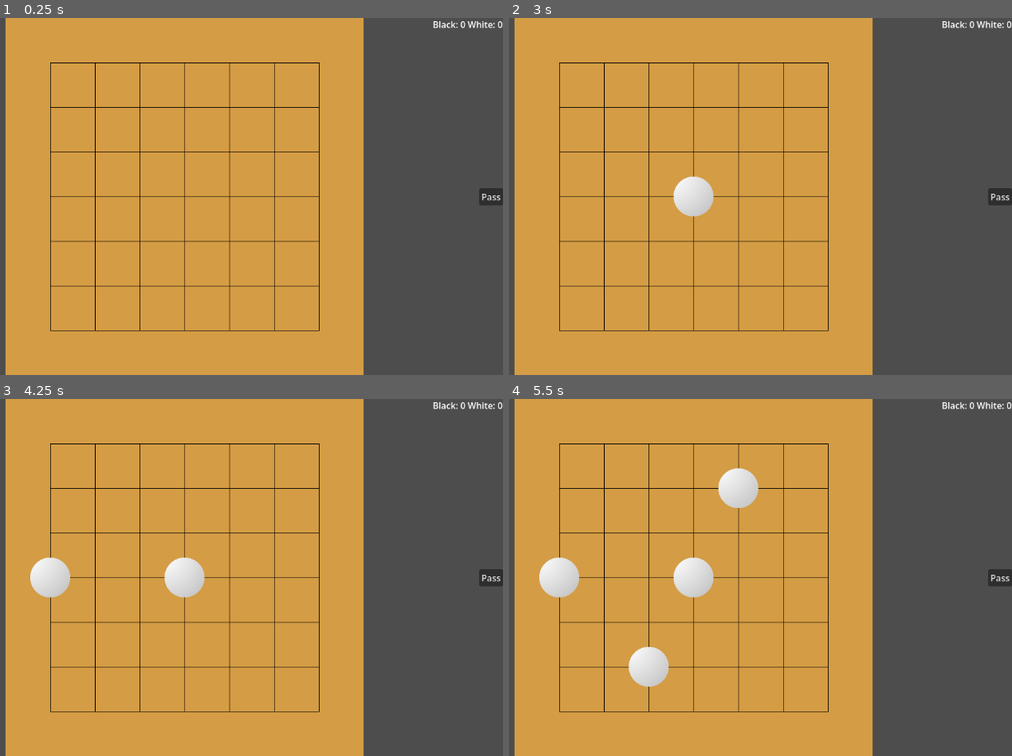
Above: before the commit, frames 1-4 (two rows, left to right).
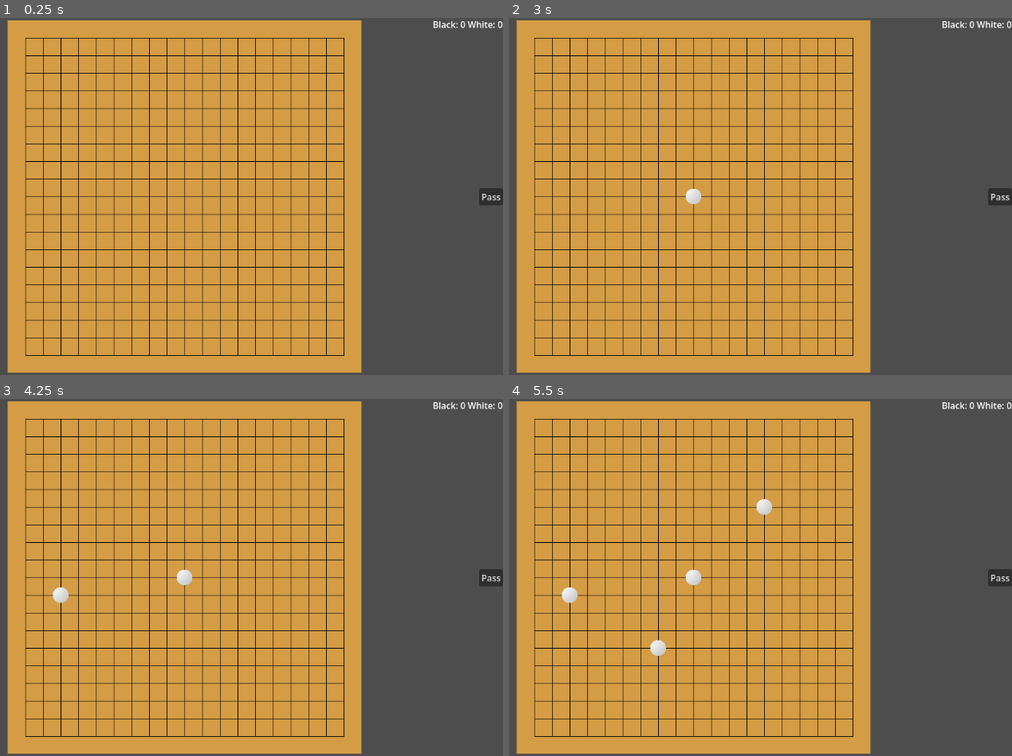
Above: after the commit, the same moments.

Repository: benev0/Go
Game: Godot game, scene res://main.tscn
Two runs of this game, one before a commit and one after it. Both use one fixed random seed, a clock stepped at 60 frames per second and the inputs below.
Inputs (mouse positions are in pixels of both pictures, inside the frame that each line leads up to):
- Up to frame 1 (0.25 s): no input
- Up to frame 2 (3 s): click "Pass" at 0.5 s; click "Pass" at 1.25 s; click "Pass" at 2 s; tap Enter at 2.75 s; move the mouse to (695, 196) at 2.77 s; click (695, 196) at 2.85 s
- Up to frame 3 (4.25 s): tap Space at 3.5 s; move the mouse to (55, 595) at 3.52 s; click (55, 595) at 3.6 s
- Up to frame 4 (5.5 s): tap Enter at 4.25 s; move the mouse to (755, 498) at 4.27 s; click (755, 498) at 4.35 s; tap Space at 5 s; move the mouse to (659, 648) at 5.02 s; click (659, 648) at 5.1 s

The runs differ from the first frame. In frame 1, 9.6% of the frame differs, in the area x 1-73%, y 0-100%; in frame 2, 10%; in frame 3, 11%; in frame 4, 12%.

Commit message:
update board sizing

Diff:
--- a/board.gd
+++ b/board.gd
@@ -11,6 +11,7 @@
 		size = value
 		if board_size_change():
 			create_board_image()
+			rescale_ghost_stone()
 # the logial size of the board
 @export var dim: int
 @export var board_color: Color
@@ -23,7 +24,7 @@
 var stride: int
 var line_len: int
 var stone_size: float
-var ghost_stone: AnimatedSprite2D
+var ghost_stone: Node
 var stones: Array
 var game: WeiQiGameState
 var score_update: bool
@@ -56,6 +57,11 @@
 		size = valid_size
 		return false
 	return true
+
+func rescale_ghost_stone():
+	if ghost_stone == null:
+		return
+	ghost_stone.scale_stone(stone_size / 128.0)
 
 func create_board_image():
 	if !is_node_ready():
--- a/main.tscn
+++ b/main.tscn
@@ -22,5 +22,5 @@
 size_flags_vertical = 4
 
 [node name="Board" parent="Control" unique_id=1462725338 groups=["stones"] instance=ExtResource("1_ig7tw")]
-dim = 7
+dim = 19
 stone_alpha = 0.5
Not shown, changed: export_presets.cfg
